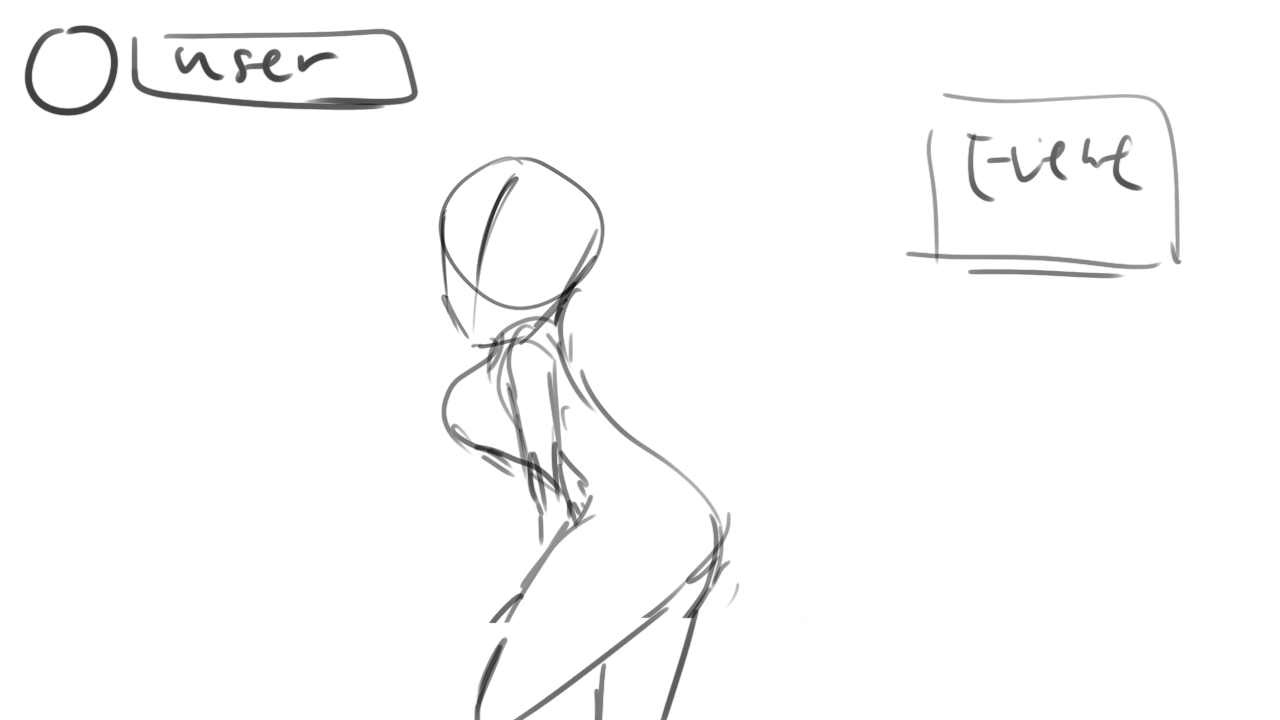
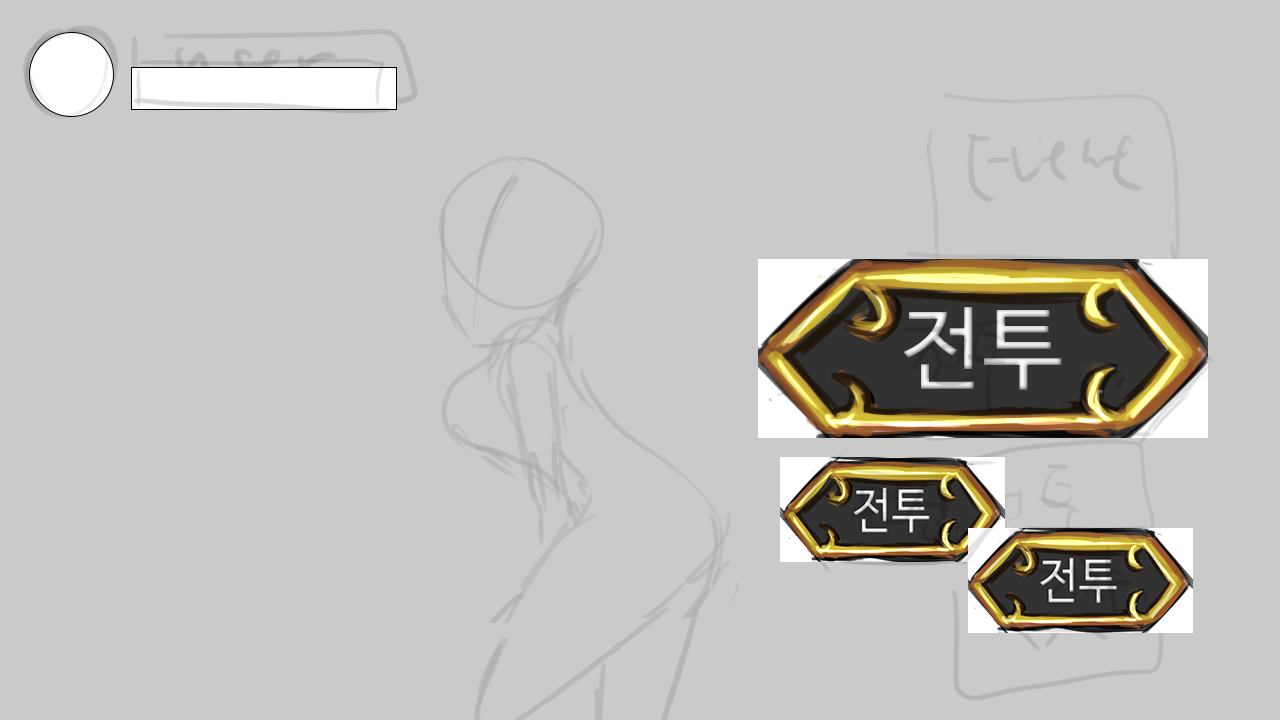
The second w=1280, h=720 image is a revision of the first. Changes to its layers:
hid "레이어 3", painted on it over [163, 0, 1089, 702]
added layer "레이어 5" (20%) in group "대지 1" over [22, 28, 1215, 652]
added layer "타원 1" in group "대지 1" over [29, 32, 114, 117]
added layer "사각형 3" in group "대지 1" over [131, 67, 397, 110]
added layer "그룹 3" (1st of 2, in "대지 1") in group "대지 1" over [968, 528, 1193, 633]
added layer "그룹 2" (1st of 2, in "대지 1") in group "대지 1" over [780, 457, 1005, 562]
added layer "그룹 1" (1st of 2, in "대지 1") in group "대지 1" over [758, 259, 1208, 438]
"레이어 2": opacity 100% → 16%, painted on it over [24, 25, 1182, 720]
painted on "레이어 1" over [0, 0, 1280, 720]
